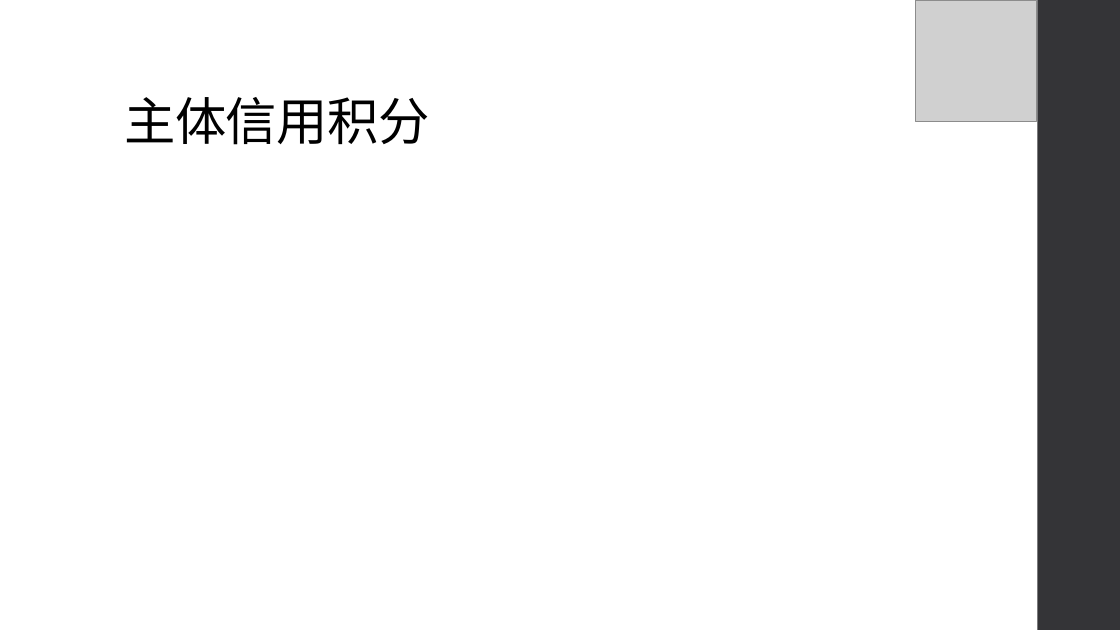
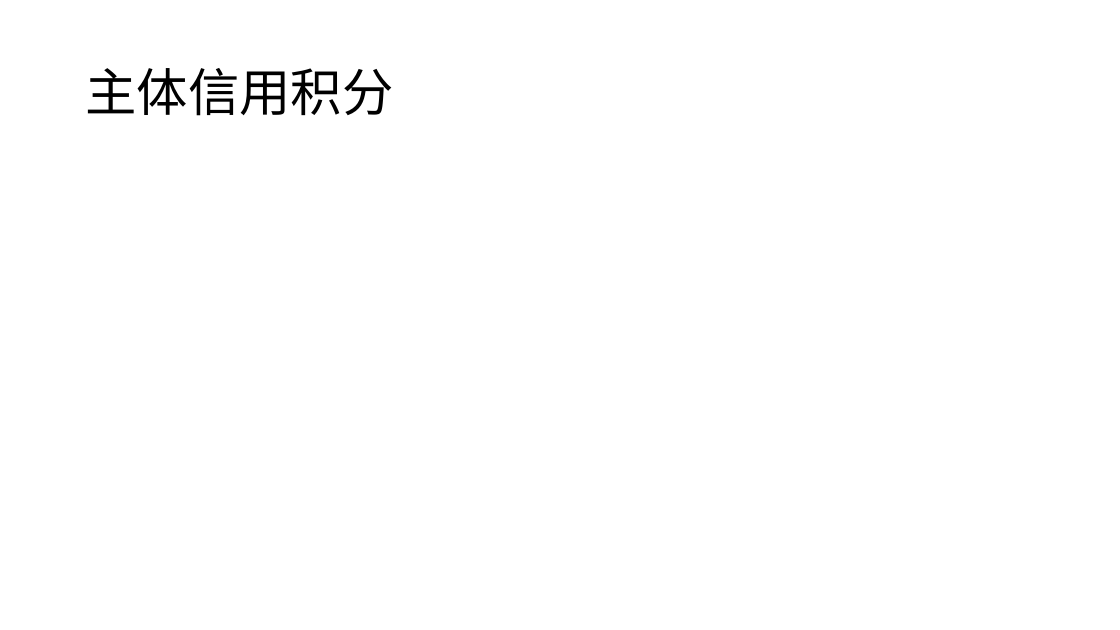
Before and after one commit to jzgi/chainsmart, a slide deck: slide 11 of Docs/中惠农通平台设计.pptx (slide 9 before the commit). Drawn at 1120x630 pixels with LibreOffice and Linux fonts; fonts in the diff are those of the drawing; grey boxes stand for pictures. Boxes give left, top, right and bottom in pixels: in the first picture for what was removed or moved away, otherwise in the second. Text is boxed around its words. In the diff, an @@ line names an element or a change of style, - is before the commit and + after.

```diff
--- a/Docs/中惠农通平台设计.pptx
+++ b/Docs/中惠农通平台设计.pptx
@@ picture removed at [915, 0, 1037, 122] @@
@@ rectangle removed at [1038, 0, 1120, 630] @@
@@ title "主体信用积分": place and size @@
-title "主体信用积分" at [124, 97, 429, 145]
+title "主体信用积分" at [85, 68, 393, 116]
@@ title "主体信用积分" at [85, 68, 393, 116]: letter spacing -0.5 to 0 pt; vertical alignment bottom to middle @@
```
Also in this commit, not shown: 8 other slides changed, 2 slides added, 39 other files.
